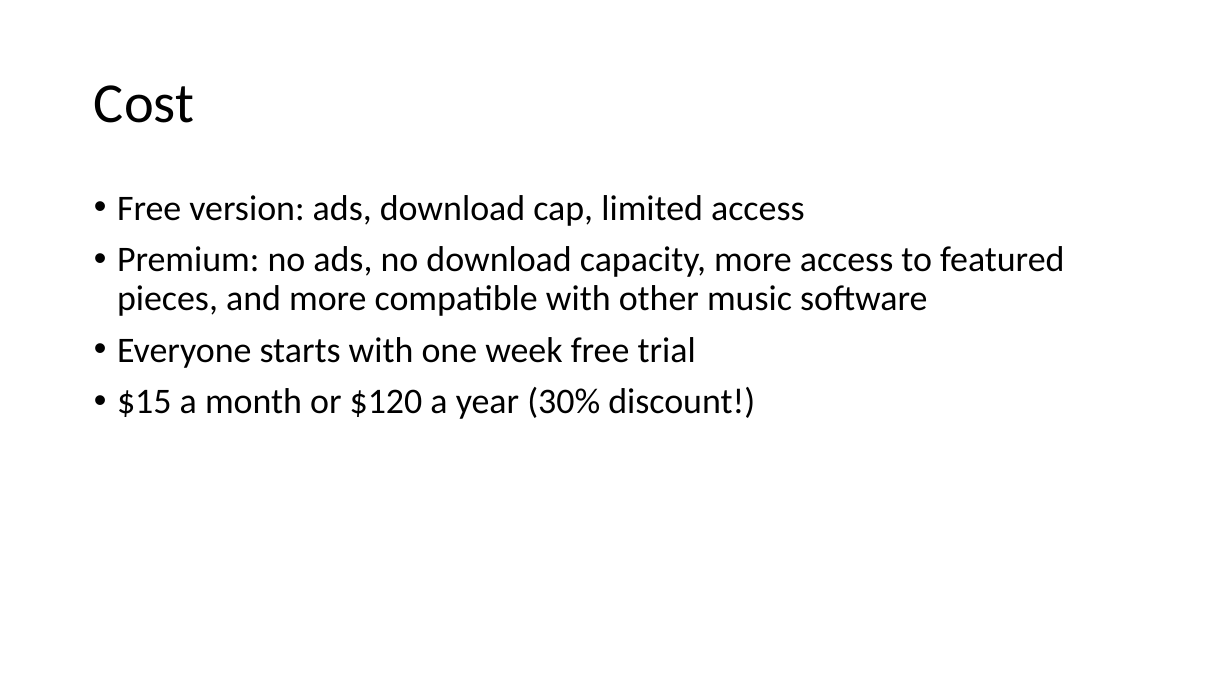
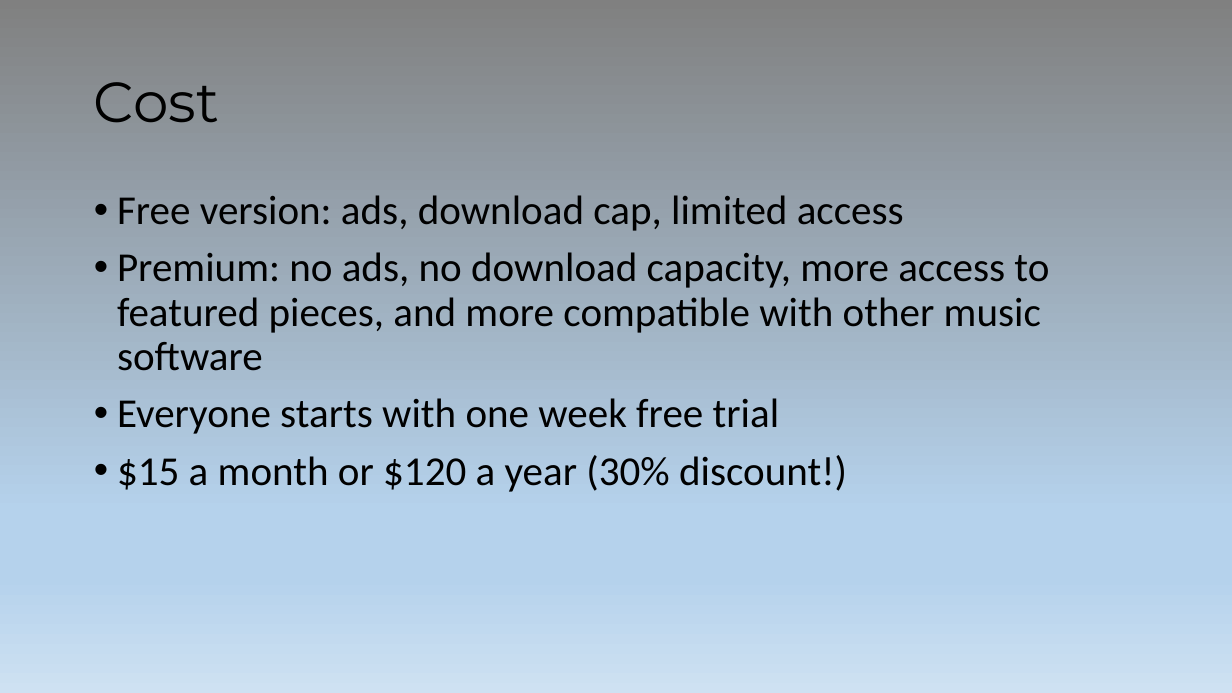
Before and after one commit to ehower/PARS, a slide deck: slide 5 of PARS.pptx. Drawn at 1232x693 pixels with LibreOffice and Linux fonts; fonts in the diff are those of the drawing. Boxes give left, top, right and bottom in pixels: in the first picture for what was removed or moved away, otherwise in the second. Text is boxed around its words. In the diff, an @@ line names an element or a change of style, - is before the commit and + after.

```diff
--- a/PARS.pptx
+++ b/PARS.pptx
@@ background #FFFFFF to gradient #808080 to #B5D2EC to #CEE1F2 @@
@@ title "Cost" at [94,82,219,123]: font Calibri to Montserrat @@
@@ text "Free version: ads, download cap, ..." at [117,195,1049,492]: size 28 to 32 pt @@
```
Also in this commit, not shown: 3 other slides changed.
